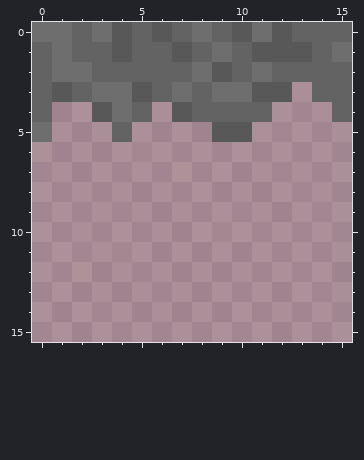
A pixel-art sprite gets an edit: VoxelGame/Resources/Textures/Blocks/grass_side.png. The first picture shows the starting point.
The file is 16x16 pixels. Colours within 5 levels of each other are drawn and written as one.
And afterwards:
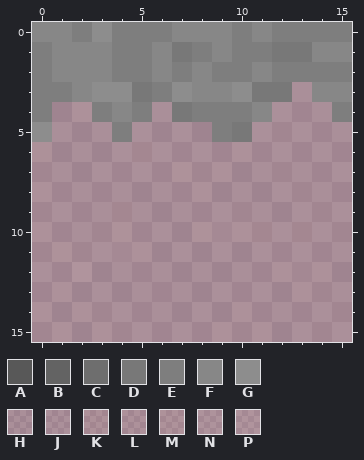
Palette (. is transparent): A #585858  B #636363  C #6e6e6e  D #787878  E #7e7e7e  F #878787  G #8d8d8d  H #5c3d0240  J #62410340  K #69460040  L #68460640  M #6e4a0640  N #6e4d0e40  P #74511040
Commit: Made the grass greener.
Difference:
The edit turns colour A into colour D in row 1 at x 7 and 12 to 13; in row 3 at x 5 and 11 to 12; in row 4 at x 7; in row 5 at x 10.
The edit turns colour A into colour E in row 0 at x 4, 6, 10 and 12; in row 1 at x 4 and 11; in row 2 at x 9; in row 3 at x 1; in row 4 at x 3; in row 5 at x 9.
The edit turns colour B into colour E in row 0 at x 2, 5 and 13 to 15; in row 1 at x 0, 5, 8 and 10; in row 2 at x 0, 4 to 5, 7, 10 and 12 to 15; in row 3 at x 0 and 6; in row 4 at x 0, 5, 8 to 10 and 15; in row 5 at x 4.
The edit turns colour B into colour F in row 0 at x 7 and 9; in row 1 at x 2 to 3, 6 and 14; in row 2 at x 3 and 6; in row 3 at x 2, 8 and 14 to 15; in row 4 at x 11.
The edit turns colour C into colour F in row 0 at x 0 to 1, 8 and 11; in row 1 at x 1, 9 and 15; in row 2 at x 1 to 2, 8 and 11; in row 3 at x 9; in row 4 at x 4.
The edit turns colour C into colour G in row 0 at x 3; in row 3 at x 3 to 4, 7 and 10; in row 5 at x 0.
The edit turns colour H into colour J in row 10 at x 6; in row 11 at x 3; in row 13 at x 3; in row 14 at x 5.
The edit turns colour J into colour L in row 7 at x 8; in row 10 at x 3; in row 11 at x 5; in row 12 at x 12; in row 14 at x 15; in row 15 at x 14.
The edit turns colour L into colour M in row 9 at x 4; in row 10 at x 4, 8, 11 and 13; in row 11 at x 1.
The edit turns colour L into colour N in row 12 at x 13.
The edit turns colour M into colour P in row 10 at x 9; in row 11 at x 4; in row 12 at x 2.
Boxes around the changes in both pictures, in picture pixels (x1, y1, x2, y2):
changed: (32, 22, 352, 342)
